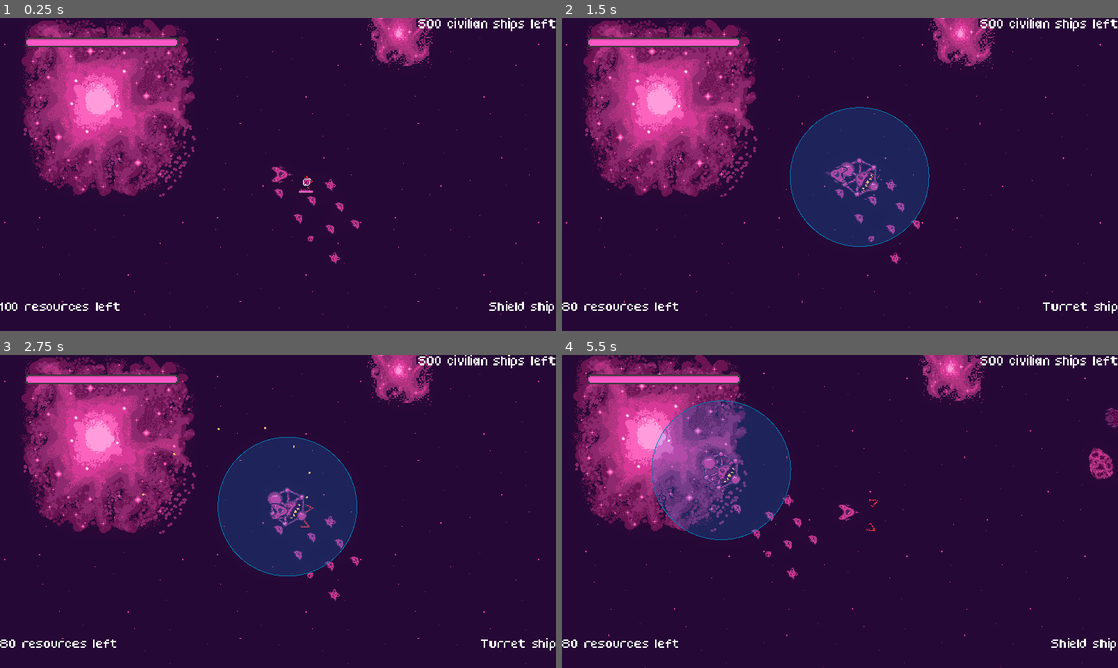
Above: before the commit, frames 1-4 (two rows, left to right).
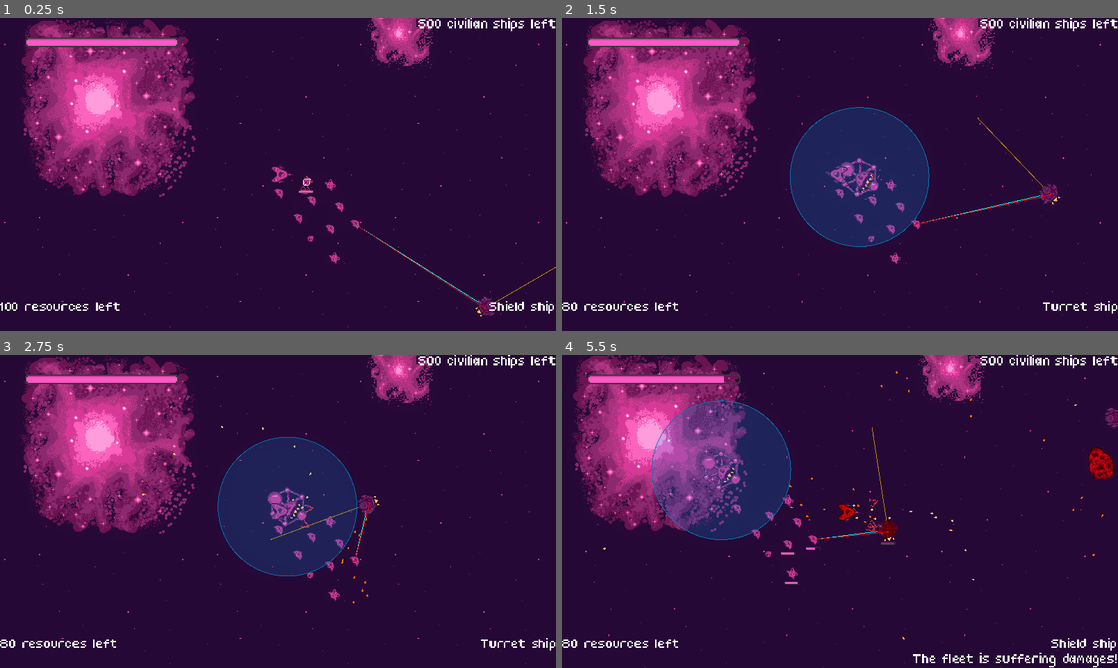
Above: after the commit, the same moments.

Repository: bear-minimum-studio/space-bear
Game: Godot game, scene res://test/TestGame.tscn
The game is run twice, just before and just after one commit, with the same random seed, the same clock (stepped at 60 frames per second) and the same inputs. This scene is started directly instead of the project's main scene.
Inputs:
- Up to frame 1 (0.25 s): no input
- Up to frame 2 (1.5 s): tap Enter (upgrade) at 0.5 s; hold Right (turn_right) 0.53-1.28 s; hold X (cycle_selection) 0.53-1.28 s; hold Ctrl (brake) from 1.28 s (still down); tap Down (decelerate) at 1.35 s
- Up to frame 3 (2.75 s): release Ctrl (brake) at 2.03 s; hold Right (turn_right) from 2.03 s (still down); hold Space (fire) from 2.03 s (still down)
- Up to frame 4 (5.5 s): release Right (turn_right) at 2.78 s; release Space (fire) at 2.78 s; hold Up (accelerate) 2.78-3.53 s; tap G (grappling_hook) at 2.85 s; hold F (turret_fire) 3.53-4.28 s; hold Left (turn_left) 3.53-5.03 s; tap X (cycle_selection) at 4.35 s; hold Ctrl (brake) from 5.03 s (still down); tap Down (decelerate) at 5.1 s

The runs differ from the first frame. In frame 1, 0.3% of the frame differs, in the area x 54-100%, y 53-96%; in frame 2, 0.3%; in frame 3, 0.3%; in frame 4, 1.3%, in the area x 7-100%, y 5-100%.

Commit message:
Add VultureEnnemies

Diff:
--- /dev/null
+++ b/npc/enemies/VultureEnemy.tscn
@@ -0,0 +1,23 @@
+[gd_scene load_steps=4 format=3 uid="uid://7r4r7r8h4aep"]
+
+[ext_resource type="PackedScene" uid="uid://cxxrm5lvp7lfs" path="res://npc/enemies/AbstractEnemy.tscn" id="1_i1wmw"]
+[ext_resource type="PackedScene" uid="uid://dgesufvtht7nu" path="res://npc/AutoTurret.tscn" id="2_4vvl4"]
+[ext_resource type="Script" path="res://npc/enemies/ProximityBehavior.gd" id="3_52e06"]
+
+[node name="Enemy" instance=ExtResource("1_i1wmw")]
+speed = 300.0
+acceleration = 100.0
+
+[node name="Turret" parent="Turrets" index="0" instance=ExtResource("2_4vvl4")]
+position = Vector2(10, -15)
+rotation = -1.5708
+rotation_range = 0.785398
+
+[node name="Turret2" parent="Turrets" index="1" instance=ExtResource("2_4vvl4")]
+position = Vector2(-10, -15)
+rotation = -1.5708
+turret_range = 350.0
+rotation_range = 0.785398
+
+[node name="Behavior" parent="." index="8"]
+script = ExtResource("3_52e06")
--- a/test/TestWorld.tscn
+++ b/test/TestWorld.tscn
@@ -1,8 +1,9 @@
-[gd_scene load_steps=5 format=3 uid="uid://cm028a3usmuaa"]
+[gd_scene load_steps=6 format=3 uid="uid://cm028a3usmuaa"]
 
 [ext_resource type="PackedScene" uid="uid://ujm2pogbpnnp" path="res://AbstractWorld.tscn" id="1_euu80"]
 [ext_resource type="PackedScene" uid="uid://cb8xhpqcuwf8r" path="res://npc/civilians/CivilianShip.tscn" id="2_wqd16"]
 [ext_resource type="PackedScene" uid="uid://dhhcyl4sosjuq" path="res://asteroids/Asteroid.tscn" id="4_loucl"]
+[ext_resource type="PackedScene" uid="uid://7r4r7r8h4aep" path="res://npc/enemies/VultureEnemy.tscn" id="5_fxyub"]
 [ext_resource type="PackedScene" uid="uid://cnctphhxtu347" path="res://npc/enemies/Enemy.tscn" id="5_q213c"]
 
 [node name="World" instance=ExtResource("1_euu80")]
@@ -76,3 +77,6 @@
 rotation_speed = 0.7
 acceleration = 100.0
 brake = 0.3
+
+[node name="Enemy3" parent="Enemies" index="2" instance=ExtResource("5_fxyub")]
+position = Vector2(691, 532)
